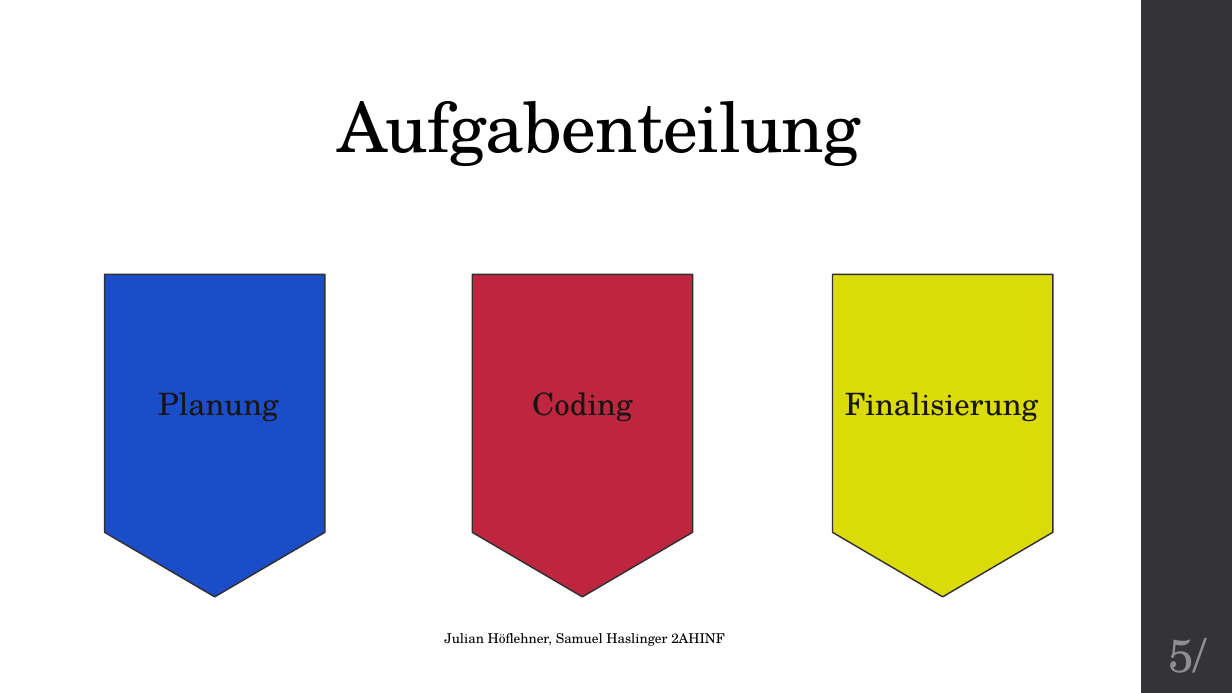
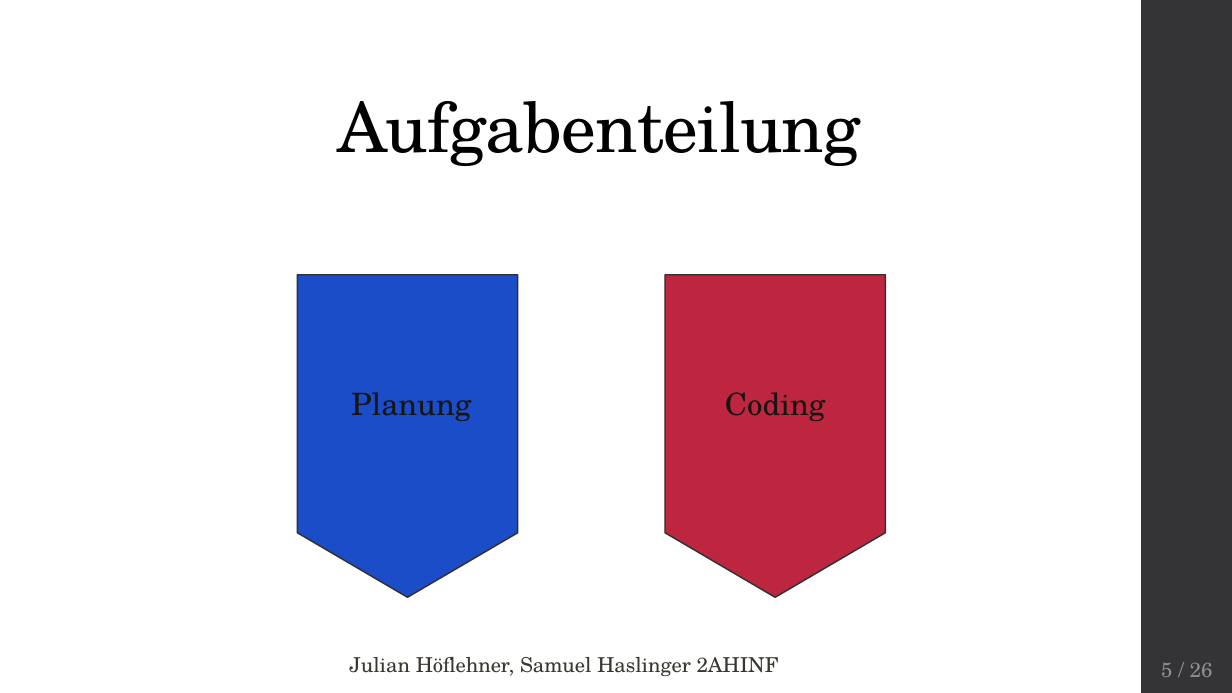
Before and after one commit to Wutze0/Mensch_Aergere_Dich_Nicht, a slide deck: slide 5 of MenschAergereDichNicht.pptx. Drawn at 1232x693 pixels with LibreOffice and Linux fonts; fonts in the diff are those of the drawing. Boxes give left, top, right and bottom in pixels: in the first picture for what was removed or moved away, otherwise in the second. Text is boxed around its words. In the diff, an @@ line names an element or a change of style, - is before the commit and + after.

```diff
--- a/MenschAergereDichNicht.pptx
+++ b/MenschAergereDichNicht.pptx
@@ flow chart offpage connector: place and size @@
-flow chart offpage connector at box(104, 274, 324, 597)
+flow chart offpage connector at box(298, 274, 518, 597)
@@ flow chart offpage connector: place and size @@
-flow chart offpage connector at box(472, 274, 692, 597)
+flow chart offpage connector at box(665, 274, 885, 597)
@@ flow chart offpage connector removed at box(833, 274, 1053, 597) @@
@@ text "Planung": place and size @@
-text "Planung" at box(158, 392, 278, 422)
+text "Planung" at box(351, 392, 471, 422)
@@ text "Coding": place and size @@
-text "Coding" at box(532, 392, 632, 421)
+text "Coding" at box(725, 392, 825, 421)
@@ text removed at box(845, 392, 1038, 422) @@
-Finalisierung
@@ text "Julian Höflehner, Samuel Haslinger 2AHINF": place and size @@
-text "Julian Höflehner, Samuel Haslinger 2AHINF" at box(444, 633, 725, 646)
+text "Julian Höflehner, Samuel Haslinger 2AHINF" at box(349, 657, 779, 676)
@@ text "Julian Höflehner, Samuel Haslinger 2AHINF" at box(349, 657, 779, 676): size 10.5 to 16 pt, text colour #000000 to #3A372F @@
@@ page number removed at box(1168, 638, 1207, 673) @@
-5/
@@ page number added at box(1161, 663, 1213, 677), 16 pt, text #8E8E94 @@
+5 / 26
```
Also in this commit, not shown: 20 other slides changed, 5 slides added, 7 slides removed, 3 other files.
